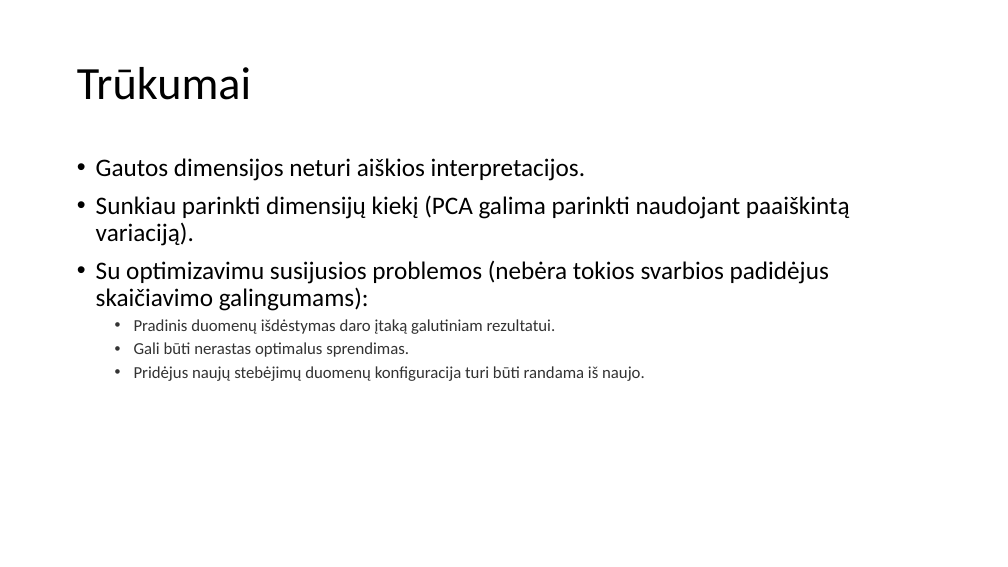
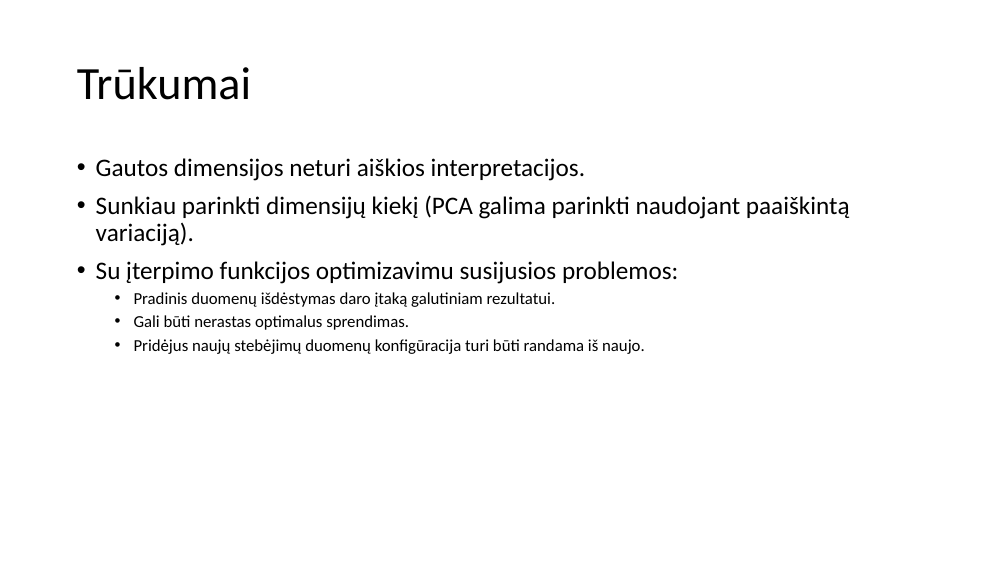
Before and after one commit to dovmar/PDVS, a slide deck: slide 26 of MDS/MDS_pristatymas.pptx (slide 32 before the commit). Drawn at 1008x567 pixels with LibreOffice and Linux fonts; fonts in the diff are those of the drawing. Boxes give left, top, right and bottom in pixels: in the first picture for what was removed or moved away, otherwise in the second. Text is boxed around its words. In the diff, an @@ line names an element or a change of style, - is before the commit and + after.

```diff
--- a/MDS/MDS_pristatymas.pptx
+++ b/MDS/MDS_pristatymas.pptx
@@ text at (96, 261, 678, 284): text changed @@
-• Su optimizavimu susijusios problemos (nebėra tokios svarbios padidėjus skaičiavimo galingumams):
+• Su įterpimo funkcijos optimizavimu susijusios problemos:
@@ text at (134, 292, 556, 330): text colour #333333 to #000000 in "Pradinis duomenų išdėstymas daro įtaką galutiniam rezultatui ...", "Gali būti nerastas optimalus sprendimas." @@
@@ text at (134, 339, 645, 354): text changed; text colour #333333 to #000000 @@
-  • Pridėjus naujų stebėjimų duomenų konfiguracija turi būti randama iš naujo.
+  • Pridėjus naujų stebėjimų duomenų konfigūracija turi būti randama iš naujo.
```
Also in this commit, not shown: 10 other slides changed, 5 slides added, 3 slides removed, 3 other files.
